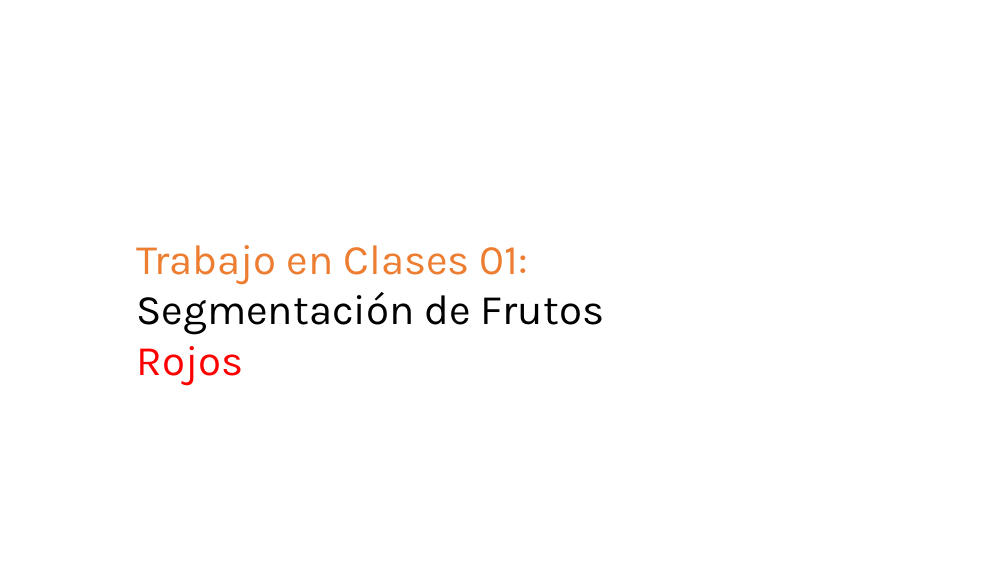
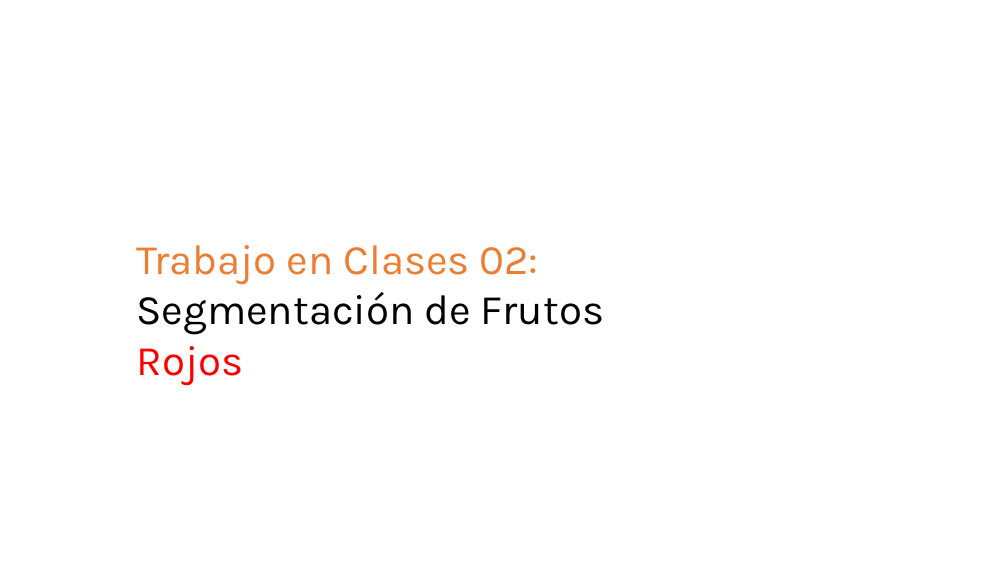
Before and after one commit to domingomery/imagenes, a slide deck: slide 1 of clases/Cap01_Introduccion/presentations/IMG01_SegmentacionFrutosRojos.pptx. Drawn at 1008x567 pixels with LibreOffice and Linux fonts; fonts in the diff are those of the drawing. Boxes give left, top, right and bottom in pixels: in the first picture for what was removed or moved away, otherwise in the second. Text is boxed around its words. In the diff, an @@ line names an element or a change of style, - is before the commit and + after.

```diff
--- a/clases/Cap01_Introduccion/presentations/IMG01_SegmentacionFrutosRojos.pptx
+++ b/clases/Cap01_Introduccion/presentations/IMG01_SegmentacionFrutosRojos.pptx
@@ text at box(137, 245, 539, 285): text changed @@
-Trabajo en Clases 01:
+Trabajo en Clases 02:
```
Also in this commit, not shown: 7 other files.
